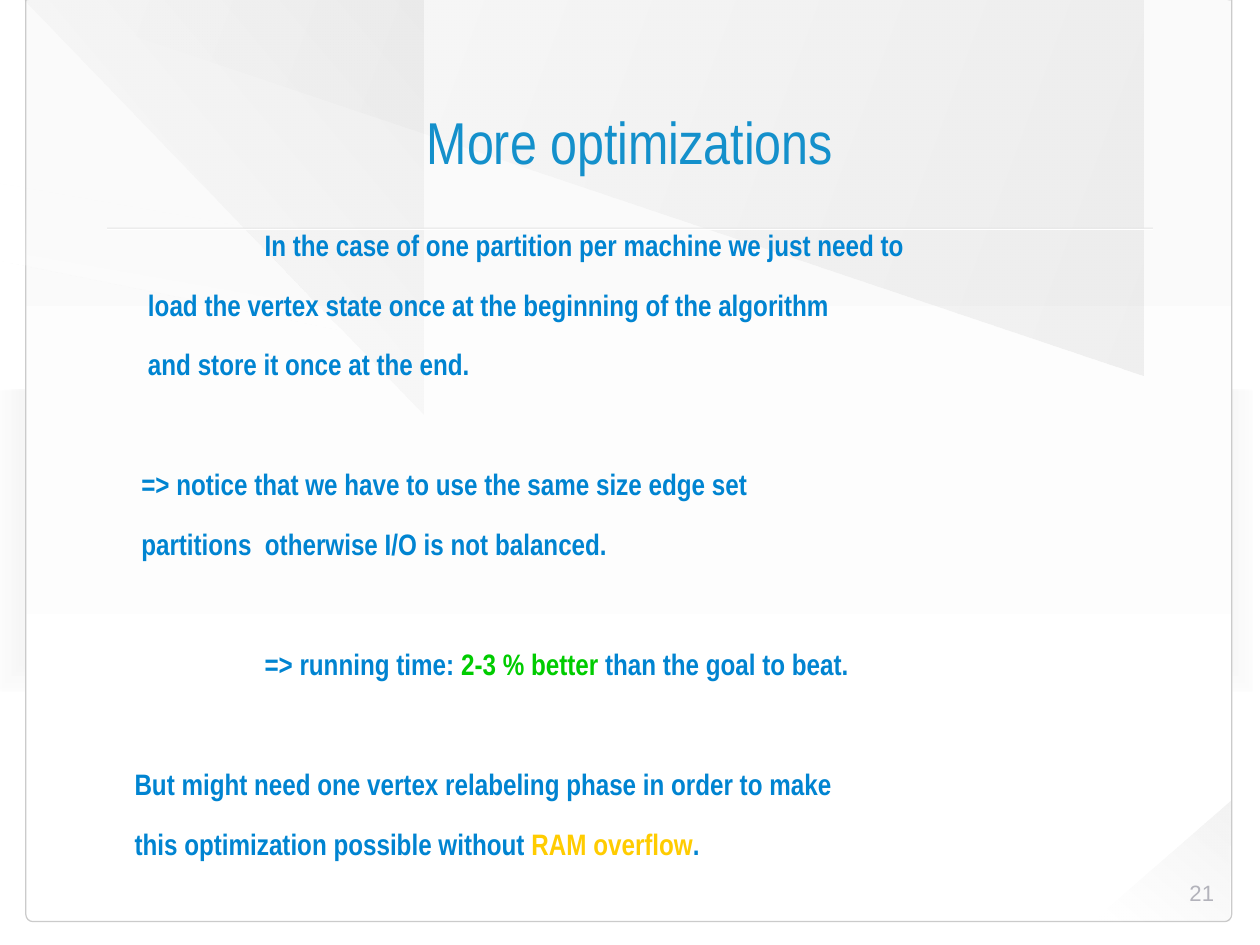
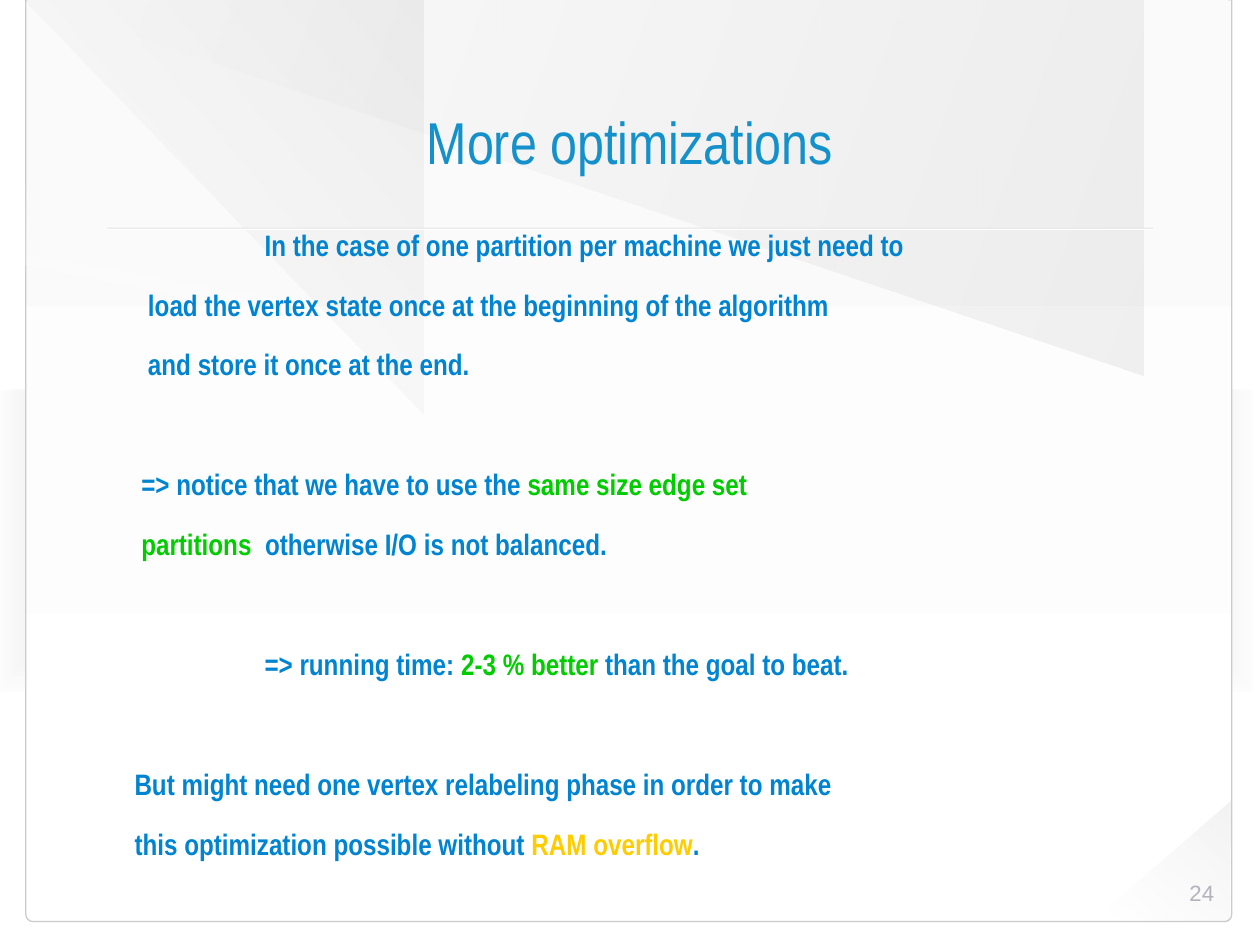
Before and after one commit to HaprianVlad/chaos, a slide deck: slide 24 of presentation.odp (slide 21 before the commit). Drawn at 1260x945 pixels with LibreOffice and Linux fonts; fonts in the diff are those of the drawing; background and template pictures are left out. Boxes give left, top, right and bottom in pixels: in the first picture for what was removed or moved away, otherwise in the second. Text is boxed around its words. In the diff, an @@ line names an element or a change of style, - is before the commit and + after.

```diff
--- a/presentation.odp
+++ b/presentation.odp
@@ text at (x1=141, y1=473, x2=747, y2=561): text colour #0084D1 to #00CC00 in "same size edge set", "partitions" @@
@@ page number at (x1=1189, y1=886, x2=1214, y2=901): text changed @@
-21
+24
```
Also in this commit, not shown: 1 other slide changed, 1 other file.
